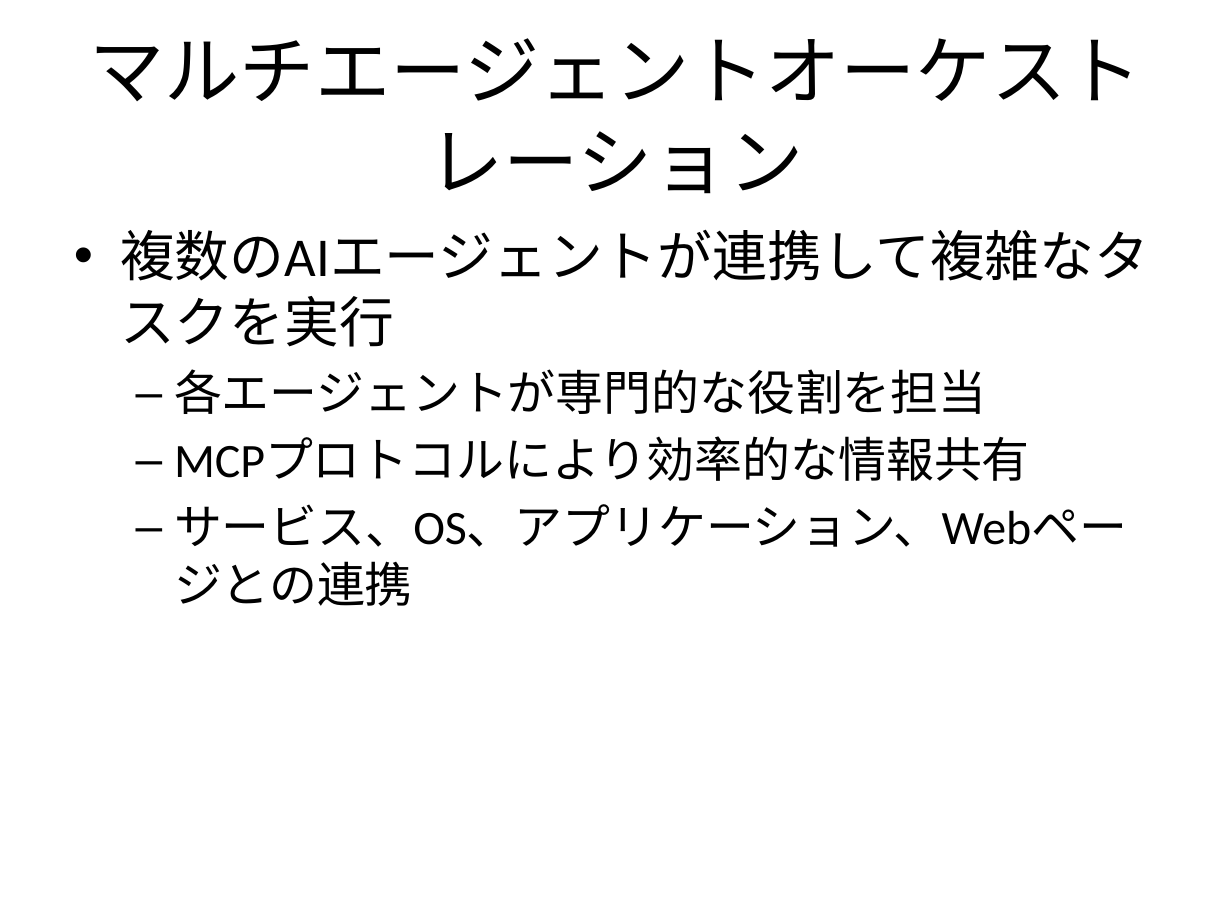
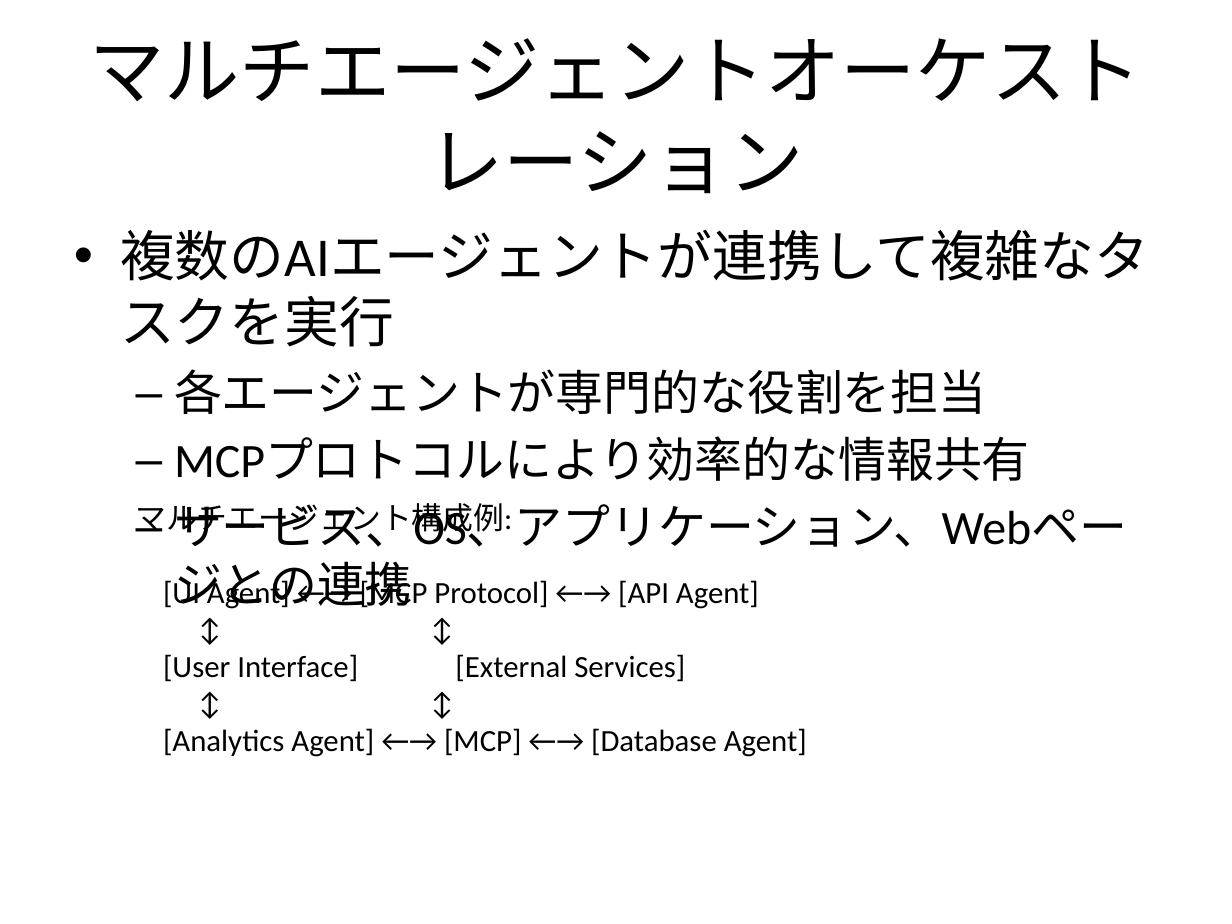
Before and after one commit to Fujiwo/2025.06.AIAgentsSeminarSlide, a slide deck: slide 9 of AIエージェントとMCP_セミナー.pptx (slide 8 before the commit). Drawn at 1232x924 pixels with LibreOffice and Linux fonts; fonts in the diff are those of the drawing. Boxes give left, top, right and bottom in pixels: in the first picture for what was removed or moved away, otherwise in the second. Text is boxed around its words. In the diff, an @@ line names an element or a change of style, - is before the commit and + after.

```diff
--- a/AIエージェントとMCP_セミナー.pptx
+++ b/AIエージェントとMCP_セミナー.pptx
@@ text added at bbox=[135, 503, 807, 757], 18 pt, text #000000 @@
+マルチエージェント構成例:
+[UI Agent] ←→ [MCP Protocol] ←→ [API Agent]
+↕ ↕
+[User Interface] [External Services]
+↕ ↕
+[Analytics Agent] ←→ [MCP] ←→ [Database Agent]
```
Also in this commit, not shown: 2 other slides changed, 2 slides added, 3 other files.
